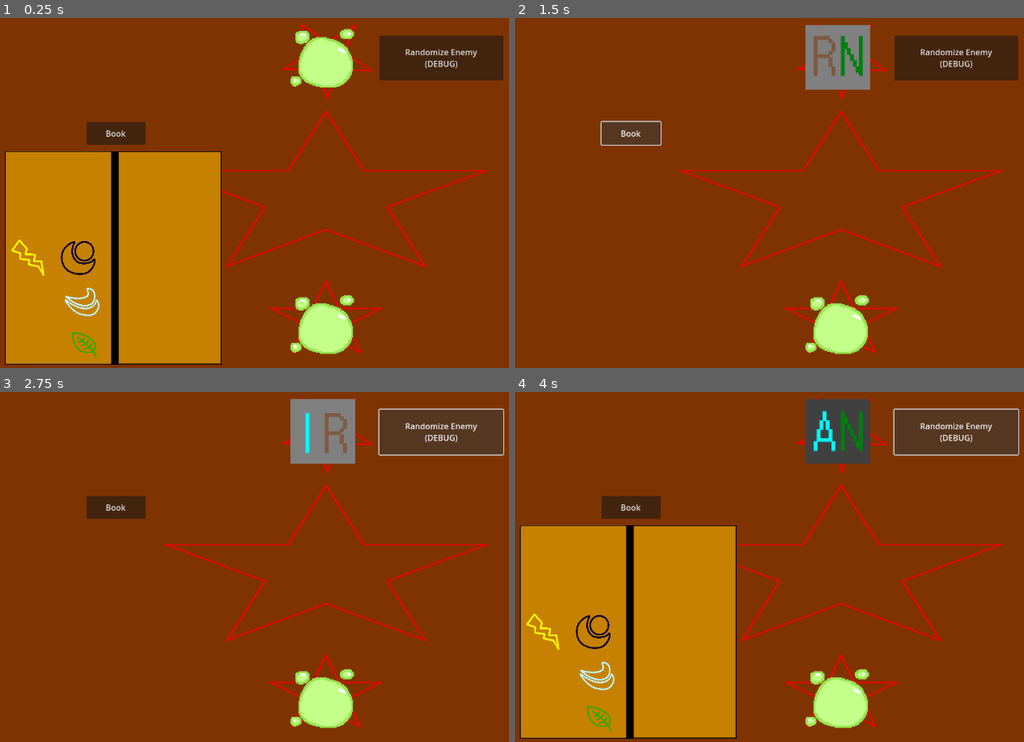
Above: before the commit, frames 1-4 (two rows, left to right).
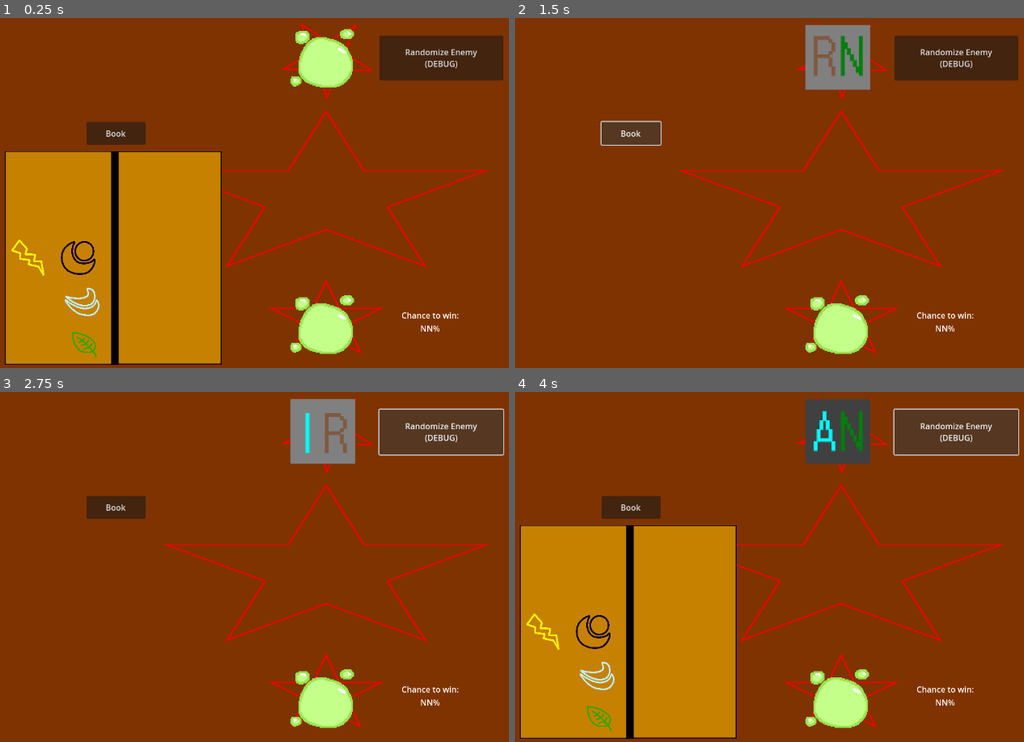
Above: after the commit, the same moments.

Repository: DigiDuncan/DPNJam1
Game: Godot game, scene res://main.tscn
The game is run twice, just before and just after one commit, with the same random seed, the same clock (stepped at 60 frames per second) and the same inputs.
Inputs:
- Up to frame 1 (0.25 s): no input
- Up to frame 2 (1.5 s): click "Randomize Enemy (DEBUG)" at 0.5 s; click "Book" at 1.25 s
- Up to frame 3 (2.75 s): click "Randomize Enemy (DEBUG)" at 2 s
- Up to frame 4 (4 s): click "Book" at 2.75 s; click "Randomize Enemy (DEBUG)" at 3.5 s

The runs differ from the first frame. In frame 1, 0.2% of the frame differs, in the area x 79-91%, y 84-90%; in frame 2, 0.2%; in frame 3, 0.2%; in frame 4, 0.2%.

Commit message:
add a chance to win label

Diff:
--- a/main.tscn
+++ b/main.tscn
@@ -387,6 +387,16 @@
 autoplay = true
 panning_strength = 0.0
 
+[node name="WinLabel" type="Label" parent="."]
+offset_left = 791.0
+offset_top = 601.0
+offset_right = 911.0
+offset_bottom = 656.0
+text = "Chance to win:
+NN%"
+horizontal_alignment = 1
+vertical_alignment = 1
+
 [connection signal="pressed" from="Book/SummonButton" to="GameManager" method="_on_summon_button_pressed"]
 [connection signal="pressed" from="Book/SummonButton" to="Book" method="_on_summon_button_pressed"]
 [connection signal="pressed" from="Book/SummonButton" to="Monsters/AllyMonster" method="_on_summon_button_pressed"]
--- a/scripts/Book.gd
+++ b/scripts/Book.gd
@@ -28,6 +28,7 @@
 # Called when the node enters the scene tree for the first time.
 func _ready():
 	for element in Monster.MonsterType.values():
+		# Cache icon nodes
 		var node = get_node("BookIcons/" + Monster.MonsterType.find_key(element)) as TextureRect
 		icon_nodes.append(node)
 		node.gui_input.connect(_on_element_select.bind(element))
--- a/scripts/GameManager.gd
+++ b/scripts/GameManager.gd
@@ -21,3 +21,5 @@
 	var win = roll <= likelyhood
 
 	print("Likelyhood: ", likelyhood, " Roll: ", roll, " Win: ", win)
+
+	$"../WinLabel".text = "Chance To Win:\n%2d%%" % (likelyhood * 100)
